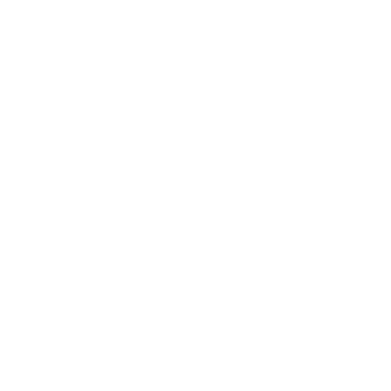
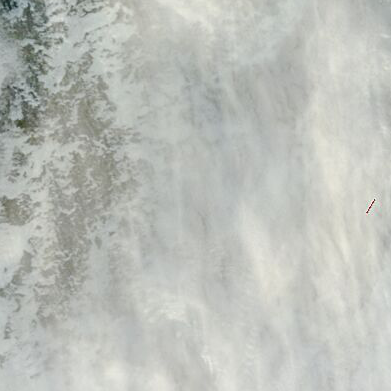
Layer changes from the first 391x391 image to the second:
added layer "287_greenland_sea_100km_20210921.terra.truecolor.250m" above "landfast ice" over [0, 0, 391, 391]
